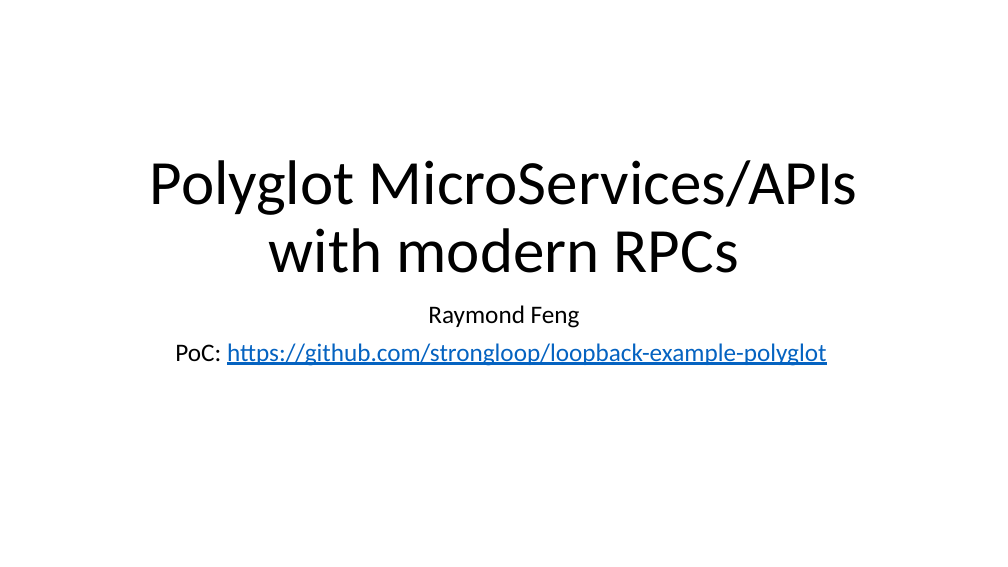
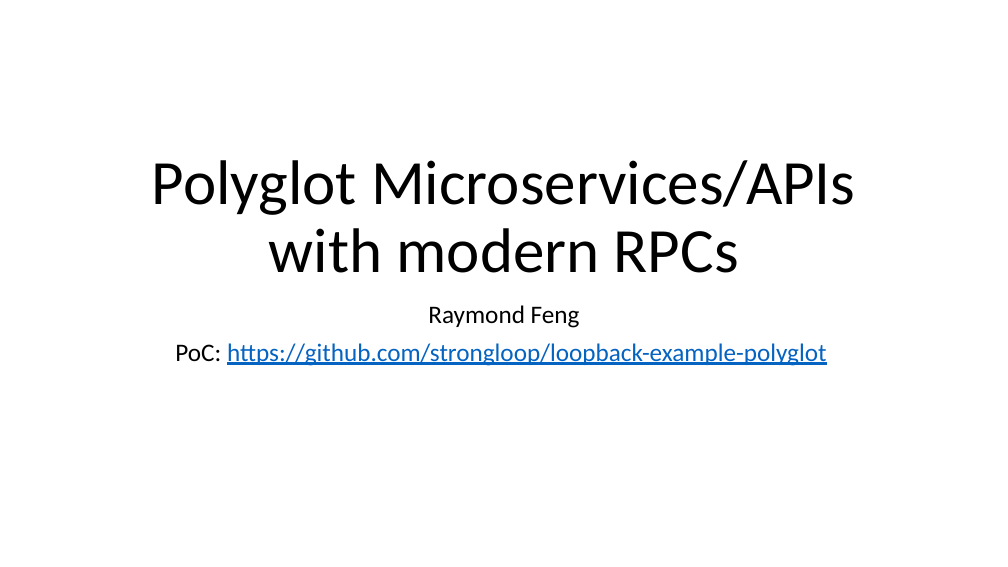
Before and after one commit to strongloop/loopback-example-polyglot, a slide deck: slide 1 of Polyglot Microservices.pptx. Drawn at 1008x567 pixels with LibreOffice and Linux fonts; fonts in the diff are those of the drawing. Boxes give left, top, right and bottom in pixels: in the first picture for what was removed or moved away, otherwise in the second. Text is boxed around its words. In the diff, an @@ line names an element or a change of style, - is before the commit and + after.

```diff
--- a/Polyglot Microservices.pptx
+++ b/Polyglot Microservices.pptx
@@ title at [152,160,855,273]: text changed @@
-Polyglot MicroServices/APIs with modern RPCs
+Polyglot Microservices/APIs with modern RPCs
```
Also in this commit, not shown: 2 other slides changed.
